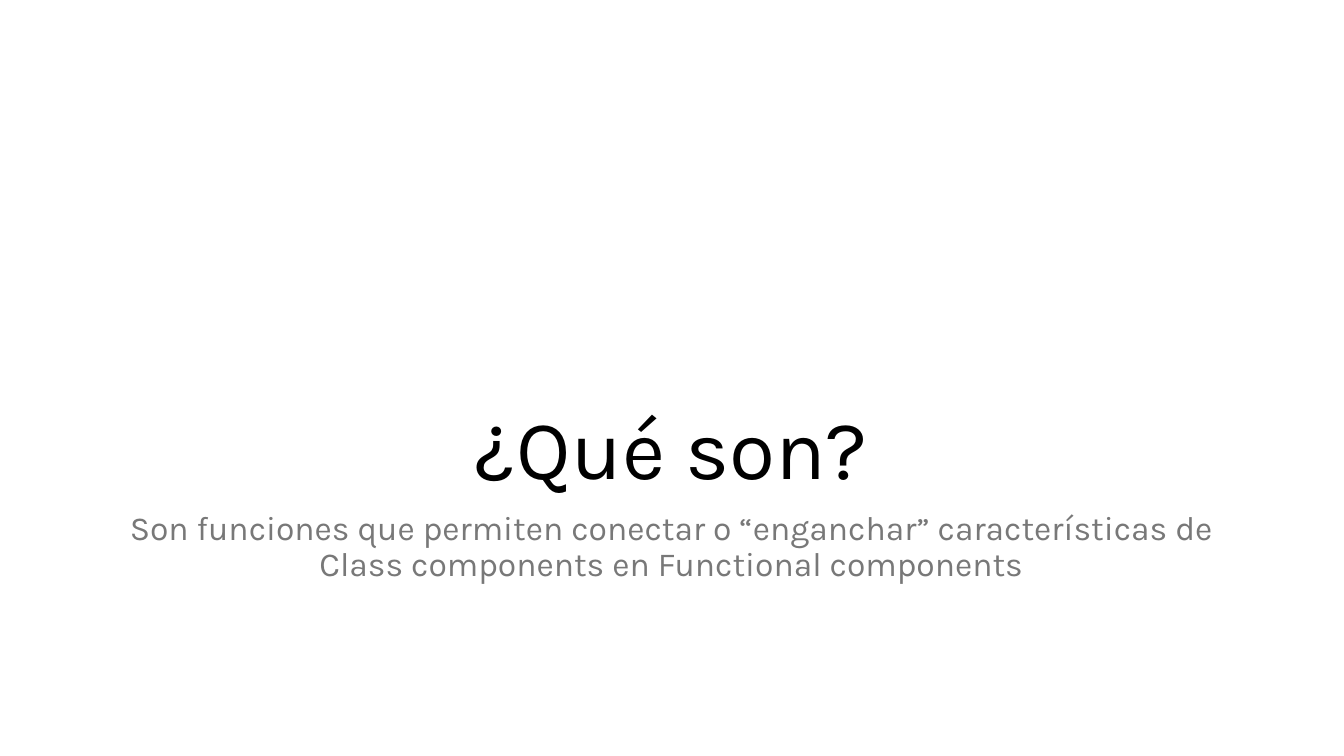
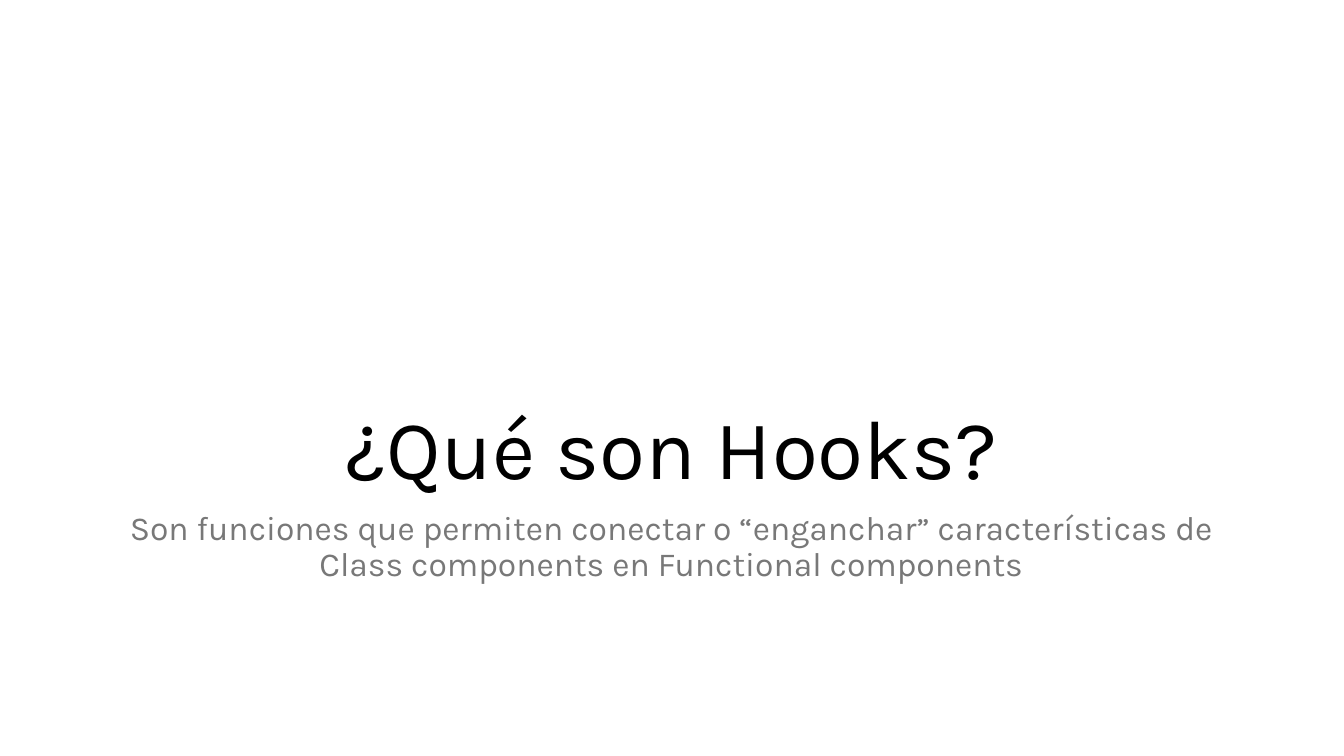
Before and after one commit to enmanuelmag/Bootcamp-FullStack, a slide deck: slide 2 of Unidad_4/Presentación.pptx. Drawn at 1344x756 pixels with LibreOffice and Linux fonts; fonts in the diff are those of the drawing. Boxes give left, top, right and bottom in pixels: in the first picture for what was removed or moved away, otherwise in the second. Text is boxed around its words. In the diff, an @@ line names an element or a change of style, - is before the commit and + after.

```diff
--- a/Unidad_4/Presentación.pptx
+++ b/Unidad_4/Presentación.pptx
@@ title at [345, 415, 997, 493]: text changed @@
-¿Qué son?
+¿Qué son Hooks?
```
Also in this commit, not shown: 1 other file.
